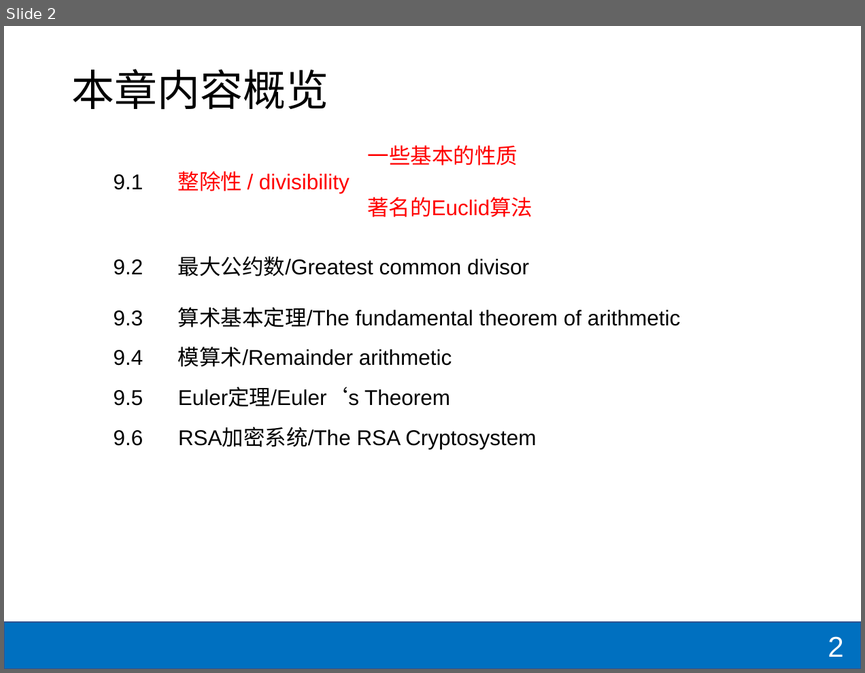
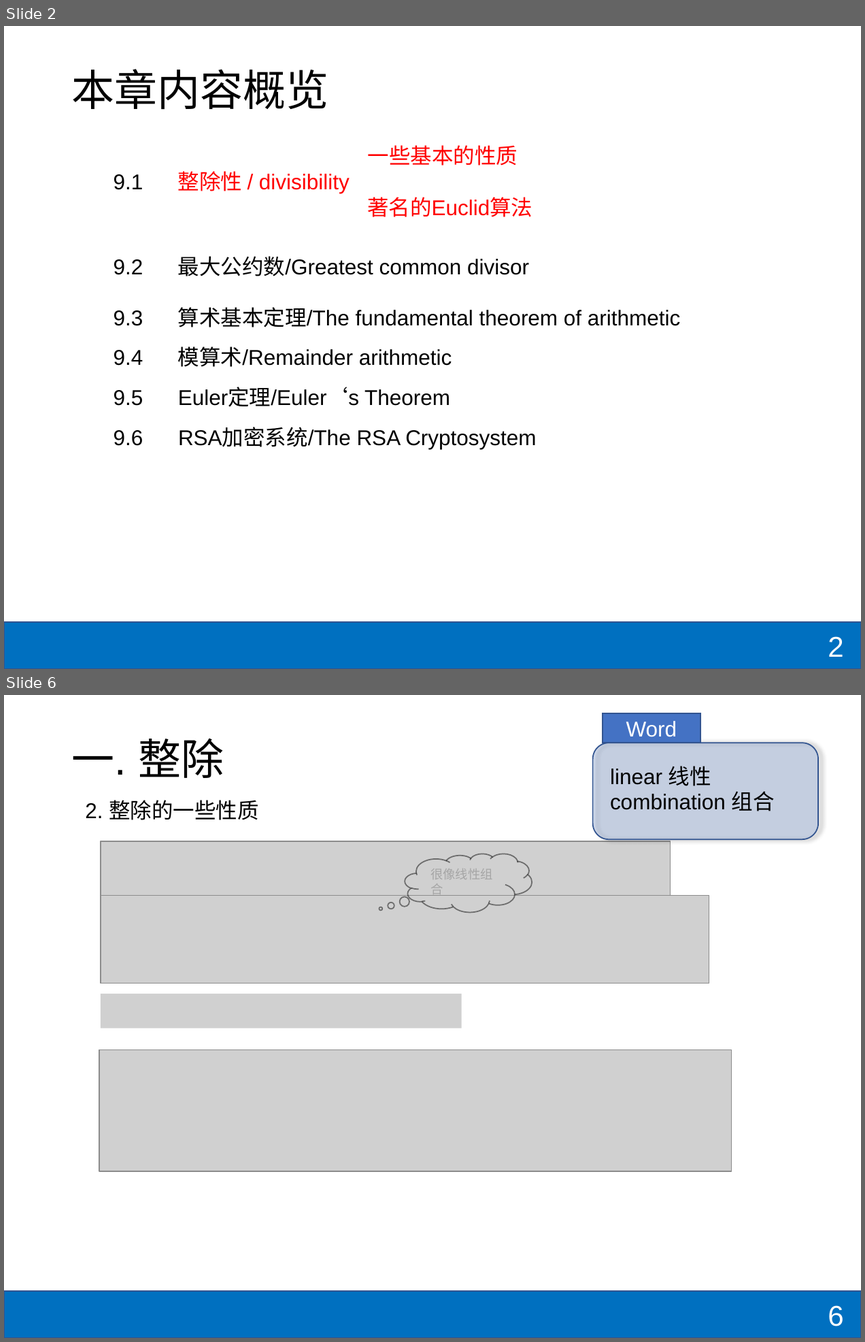
Before and after one commit to shzaiz/dx-public, a slide deck: notes/notes/mcs/9-number-theory/number.pptx. Shown one above the other, each under a label of ours: slide 2 before the commit, slides 2 and 6 after it; the slides between them are not shown. The pictures are 865x673 and 865x1342 pixels, drawn with LibreOffice and Linux fonts; fonts in the diff are those of the drawing; grey boxes stand for pictures. Boxes give left, top, right and bottom in pixels: in the first picture for what was removed or moved away, otherwise in the second. Text is boxed around its words. In the diff, an @@ line names an element or a change of style, - is before the commit and + after.

```diff
--- a/notes/notes/mcs/9-number-theory/number.pptx
+++ b/notes/notes/mcs/9-number-theory/number.pptx
@@ slide 6 added at <box>4,695,861,1338</box>, background #FFFFFF; not listed: 1 template element that a slide beside it also shows @@
@@ rectangle added at <box>602,714,700,743</box>, fill #4472C4, outline #325491 1 pt, 18 pt, text #FFFFFF @@
+Word
@@ title added at <box>71,739,224,778</box>, 36 pt, text #000000 @@
+一. 整除
@@ rounded rectangle added at <box>593,743,818,840</box>, fill #4472C4 at 22% opacity, outline #325491 1 pt @@
@@ text added at <box>610,766,774,811</box>, 18 pt, text #000000 @@
+linear 线性
+combination 组合
@@ text added at <box>85,800,258,820</box>, 18 pt, text #000000 @@
+2. 整除的一些性质
@@ picture added at <box>101,841,670,907</box> @@
@@ thought cloud added at <box>405,853,532,912</box>, outline #000000 1 pt, 10.5 pt, text #A6A6A6 @@
+很像线性组合
@@ picture added at <box>101,896,709,983</box> @@
@@ picture added at <box>101,993,462,1028</box> @@
@@ picture added at <box>99,1050,732,1172</box> @@
@@ page number added at <box>827,1305,843,1326</box>, 24 pt, text #FFFFFF @@
+6
```
Also in this commit, not shown: 6 other slides added, 12 other files.
